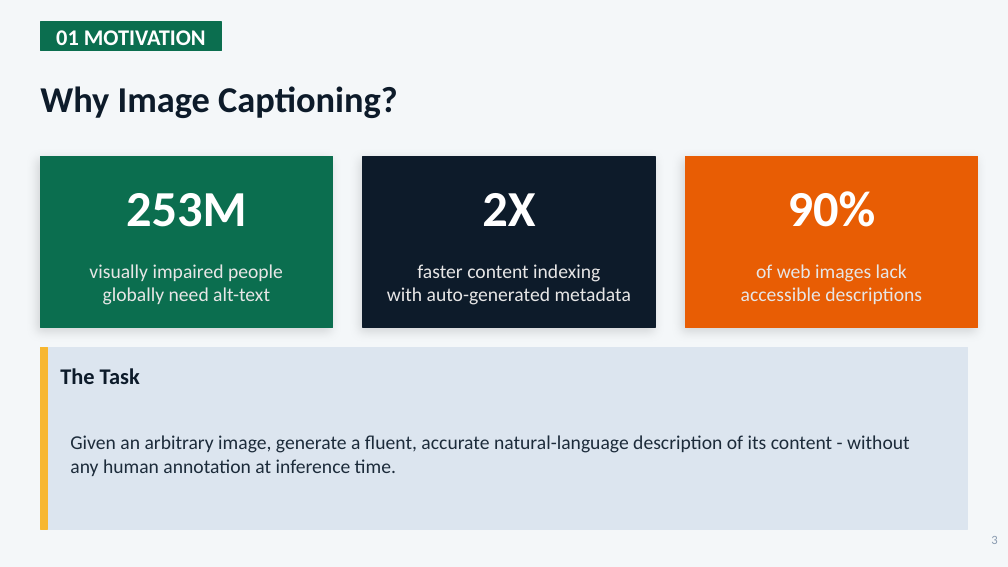
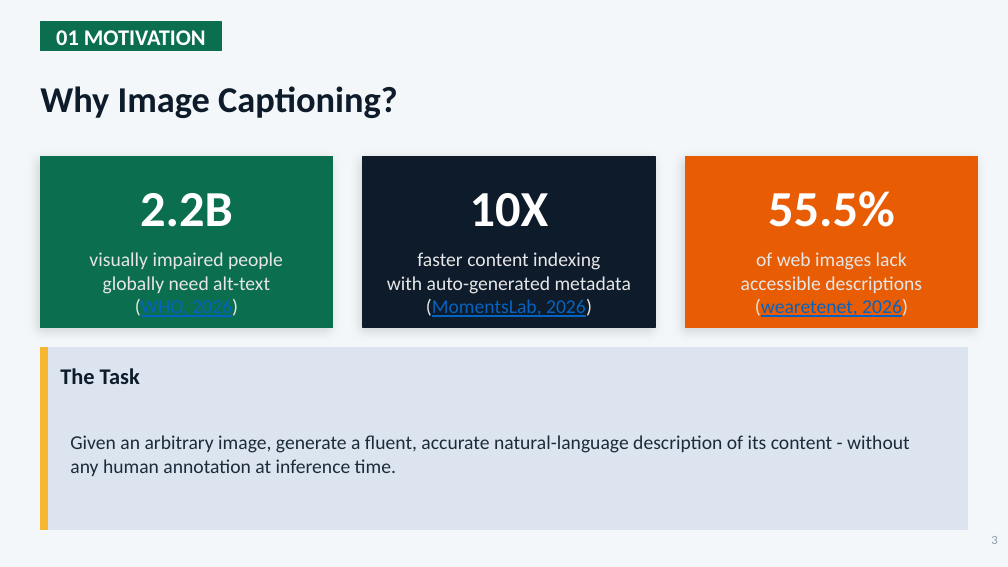
Before and after one commit to lequo-neu/Generative_Project, a slide deck: slide 3 of reports/Generative_Presentation_Group8.pptx. Drawn at 1008x567 pixels with LibreOffice and Linux fonts; fonts in the diff are those of the drawing. Boxes give left, top, right and bottom in pixels: in the first picture for what was removed or moved away, otherwise in the second. Text is boxed around its words. In the diff, an @@ line names an element or a change of style, - is before the commit and + after.

```diff
--- a/reports/Generative_Presentation_Group8.pptx
+++ b/reports/Generative_Presentation_Group8.pptx
@@ text at [140,193,233,227]: text changed @@
-253M
+2.2B
@@ text at [470,193,549,227]: text changed @@
-2X
+10X
@@ text at [768,191,895,227]: text changed @@
-90%
+55.5%
@@ text at [135,299,238,317]: paragraph added @@
+(WHO, 2026)
@@ text at [426,299,592,317]: paragraph added @@
+(MomentsLab, 2026)
@@ text at [755,299,908,317]: paragraph added @@
+(wearetenet, 2026)
```
Also in this commit, not shown: 3 other slides changed, 8 other files.
